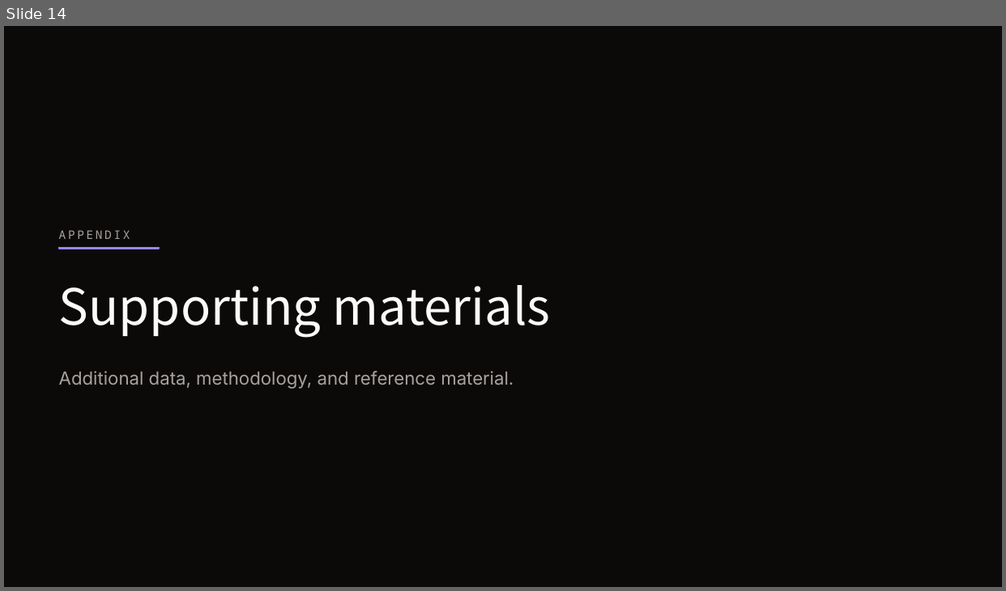
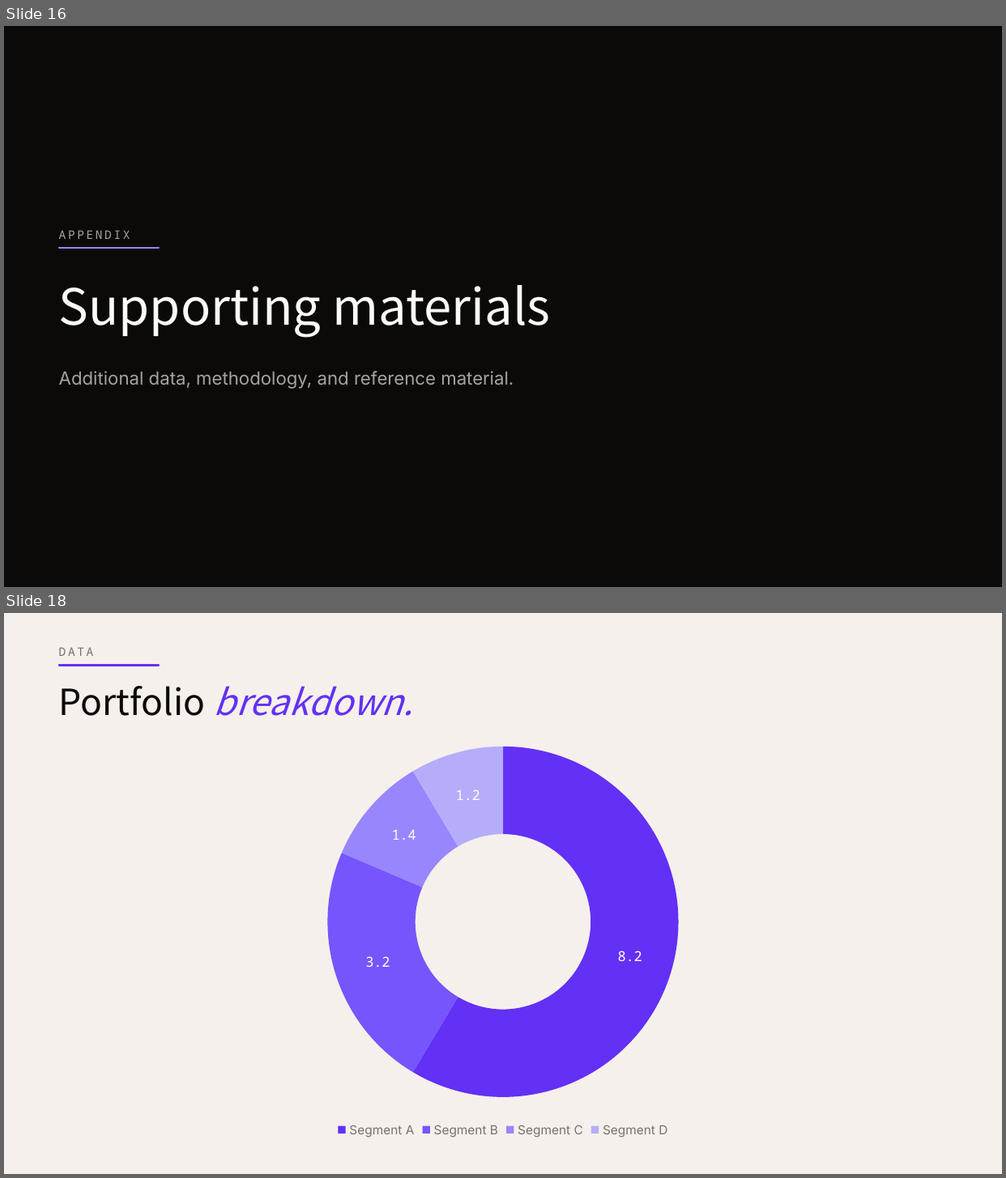
Before and after one commit to free-agent83/nivoda-brand, a slide deck: Nivoda-Brand-Template.pptx. Shown one above the other, each under a label of ours: slide 14 before the commit, slides 16 and 18 after it; the slides between them are not shown. The pictures are 1006x591 and 1006x1178 pixels, drawn with LibreOffice and Linux fonts; fonts in the diff are those of the drawing. Boxes give left, top, right and bottom in pixels: in the first picture for what was removed or moved away, otherwise in the second. Text is boxed around its words. In the diff, an @@ line names an element or a change of style, - is before the commit and + after.

```diff
--- a/Nivoda-Brand-Template.pptx
+++ b/Nivoda-Brand-Template.pptx
@@ slide 18 added at (4,613,1002,1174), background #F5F0EC @@
@@ text added at (59,647,94,656), 8.5 pt, text #78716C @@
+DATA
@@ rectangle added at (59,665,159,666), fill #6330F5, outline #6330F5 1 pt @@
@@ text added at (59,686,414,716), 26 pt, text #6330F5, italic @@
+Portfolio breakdown.
@@ doughnut chart added at (203,733,803,1142) @@
+categories: Segment A, Segment B, Segment C, Segment D
+Series 1: 8.2, 3.2, 1.4, 1.2
@@ what was slide 14 is now slide 16 @@
```
Also in this commit, not shown: 3 slides changed, 4 other slides added, 2 other files.
